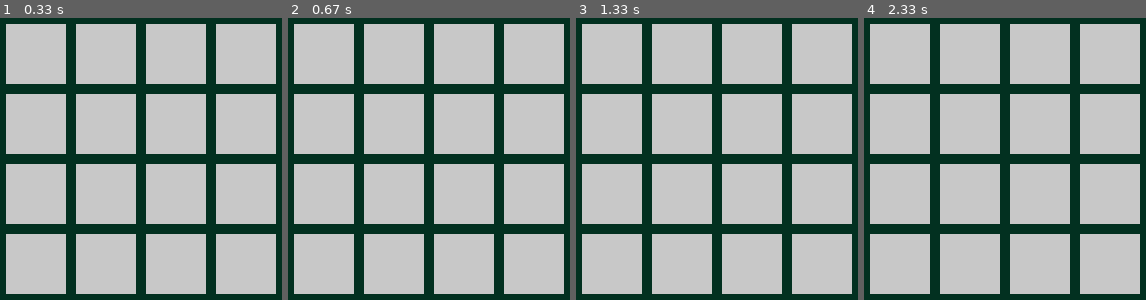
Above: before the commit, frames 1-4 (left to right).
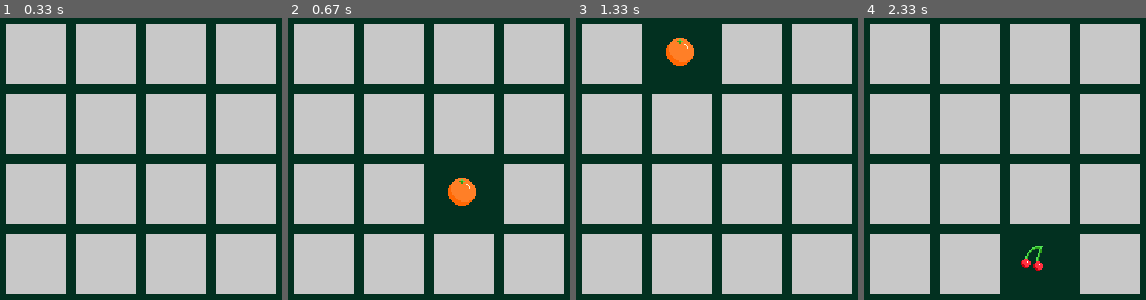
Above: after the commit, the same moments.

Repository: TheGoldKay/pygame-ce
Game: pygame game, started from memory_puzzle/main.py
The game is run twice, just before and just after one commit, with the same random seed, the same clock (stepped at 60 frames per second) and the same inputs.
Inputs (mouse positions are in pixels of both pictures, inside the frame that each line leads up to):
- Up to frame 1 (0.33 s): no input
- Up to frame 2 (0.67 s): click (443, 173) at 0.38 s
- Up to frame 3 (1.33 s): click (outside the picture) at 0.72 s; click (683, 54) at 1.05 s
- Up to frame 4 (2.33 s): click (outside the picture) at 1.38 s; click (1030, 237) at 2.22 s

Frame 1 is identical in both runs. In frame 2, 4.5% of the frame differs, in the area x 51-74%, y 51-74%; in frame 3, 4.5%; in frame 4, 4.5%.

Commit message:
add fruits

Diff:
--- a/memory_puzzle/main.py
+++ b/memory_puzzle/main.py
@@ -1,4 +1,4 @@
-import pygame, sys
+import pygame, sys, os, random
 
 WINDOW_WIDTH, WINDOW_HEIGHT = 800, 600
 DARK_GREEN = (2, 48, 32)
@@ -12,34 +12,74 @@
 GRID_COL = 4
 
 class Box(pygame.Rect):
-    def __init__(self, left, top, width, height):
+    def __init__(self, left, top, width, height, face):
         super().__init__(left, top, width, height)
         self.color = COVER_WHITE
+        self.face = face
+        self.reveal = False
 
     def draw(self, surface):
-        pygame.draw.rect(surface, self.color, self)
+        if not self.reveal:
+            pygame.draw.rect(surface, self.color, self)
+        else:
+            x, y = self.left, self.top
+            x += self.face.get_width() / 2
+            y += self.face.get_height() / 2
+            surface.blit(self.face, (x, y))
+
+    def checkReveal(self):
+        x, y = pygame.mouse.get_pos()
+        self.reveal = self.collidepoint(x, y)
+
+def loadShapes():
+    shapes = []
+    for filename in os.listdir("assets"):
+        filepath = os.path.join("assets", filename)
+        image = pygame.image.load(filepath)
+        image = image.convert()
+        original_width, original_height = image.get_width(), image.get_height()
+        # Scale up the image
+        scale_factor = 1.4  # Change the scale factor as desired
+        image = pygame.transform.scale(image, (original_width * scale_factor, original_height * scale_factor))
+        image.set_colorkey((0, 0, 0))
+        shapes.append(image)
+    return shapes
 
 def getLeftTop(row, col):
     return (SPACE_X + col * CELL_SIZE + GAP * col, SPACE_Y + row * CELL_SIZE + GAP * row)
 
-def makeGrid(nrow, ncol):
+def makeGrid(nrow, ncol, shapes):
     grid = []
+    pos = []
     for row in range(nrow):
         for col in range(ncol):
-            box = Box(*getLeftTop(row, col), CELL_SIZE, CELL_SIZE)
-            grid.append(box)
+            pos.append((row, col))
+    random.shuffle(pos)
+    random.shuffle(shapes)
+    while pos:
+        row, col = pos.pop()
+        row2, col2 = pos.pop()
+        face = shapes.pop()
+        box = Box(*getLeftTop(row, col), CELL_SIZE, CELL_SIZE, face)
+        box2 = Box(*getLeftTop(row2, col2), CELL_SIZE, CELL_SIZE, face)
+        grid.extend([box, box2])
     return grid
 
 def drawGrid(grid, screen):
     for box in grid:
         box.draw(screen)
 
+def checkMouseReveal(grid):
+    for box in grid:
+        box.checkReveal()
+
 def main():
     pygame.init()
     screen = pygame.display.set_mode((WINDOW_WIDTH, WINDOW_HEIGHT))
     pygame.display.set_caption("Memory Game")
     clock = pygame.time.Clock()
-    grid = makeGrid(GRID_ROW, GRID_COL)
+    shapes = loadShapes()
+    grid = makeGrid(GRID_ROW, GRID_COL, shapes)
     while True:
         screen.fill(DARK_GREEN)
         for event in pygame.event.get():
@@ -48,6 +88,7 @@
             if event.type == pygame.KEYDOWN:
                 if event.key == pygame.K_ESCAPE:
                     sys.exit()
+        checkMouseReveal(grid)
         drawGrid(grid, screen)
         pygame.display.update()
         clock.tick(FPS)
Binary file added: memory_puzzle/assets/bananas.png
Binary file added: memory_puzzle/assets/cherries.png
Binary file added: memory_puzzle/assets/grapes.png
Binary file added: memory_puzzle/assets/lemon.png
Binary file added: memory_puzzle/assets/orange.png
Binary file added: memory_puzzle/assets/pineapple.png
Binary file added: memory_puzzle/assets/strawberry.png
Binary file added: memory_puzzle/assets/watermelon.png
